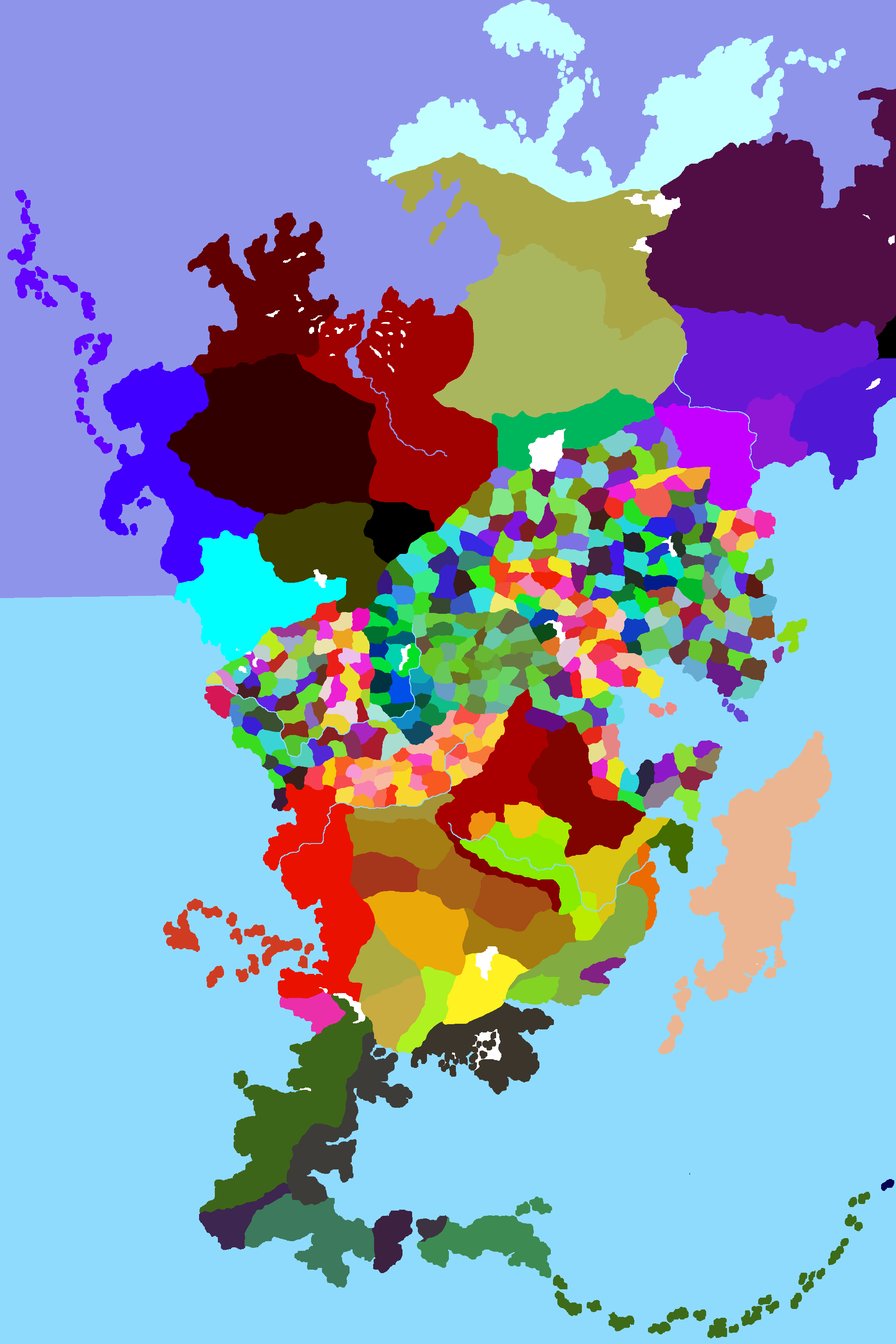
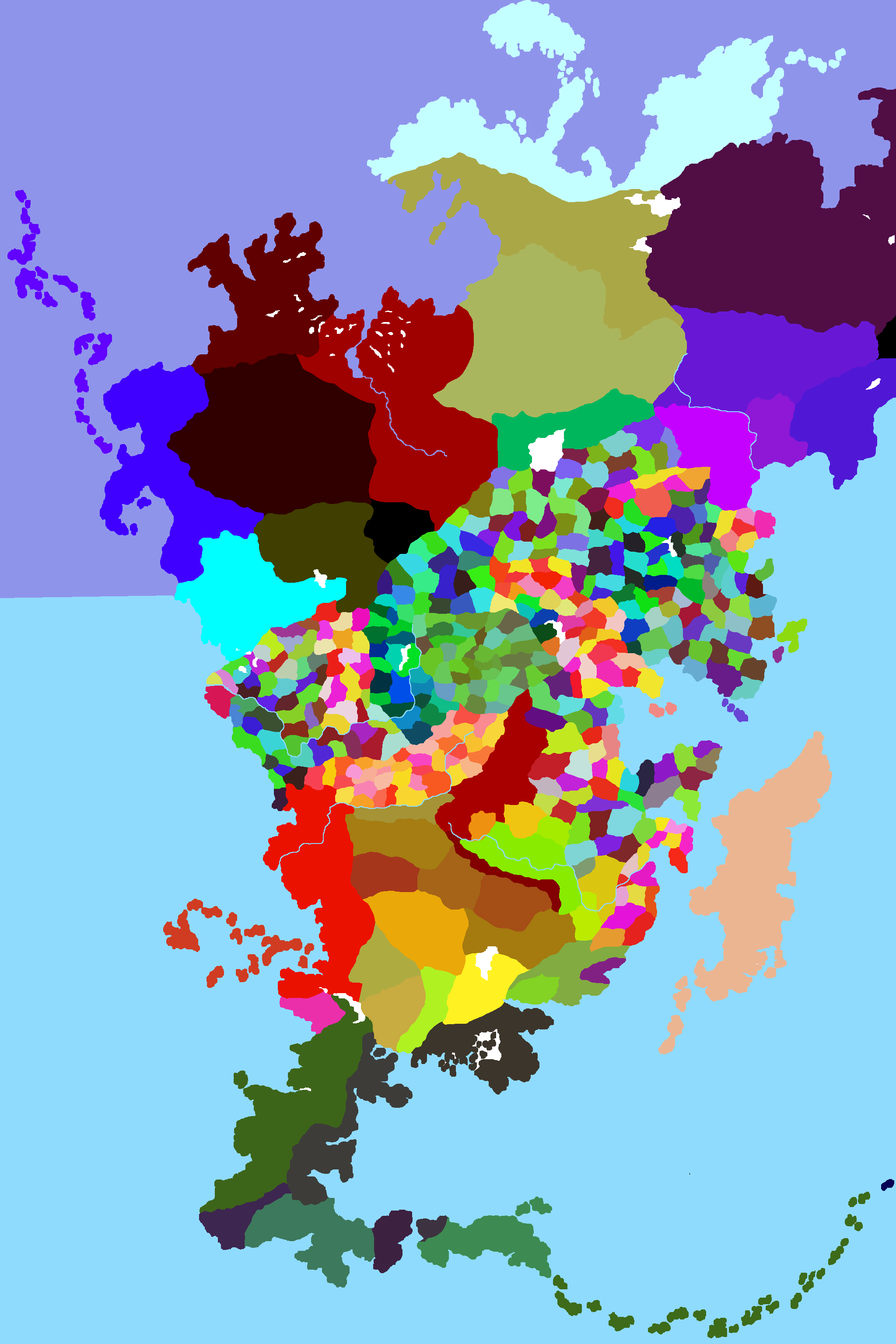
Layers edited between the first and the second 896x1344 image:
painted on "Ebene 0" over [left=527, top=722, right=694, bottom=952]
painted on "Ebene 1" over [left=530, top=748, right=688, bottom=944]
